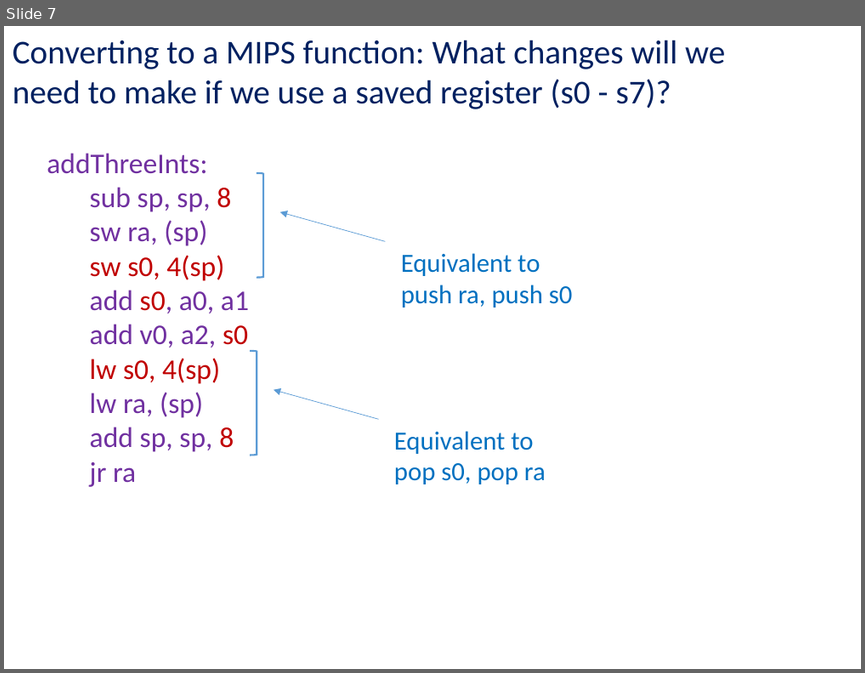
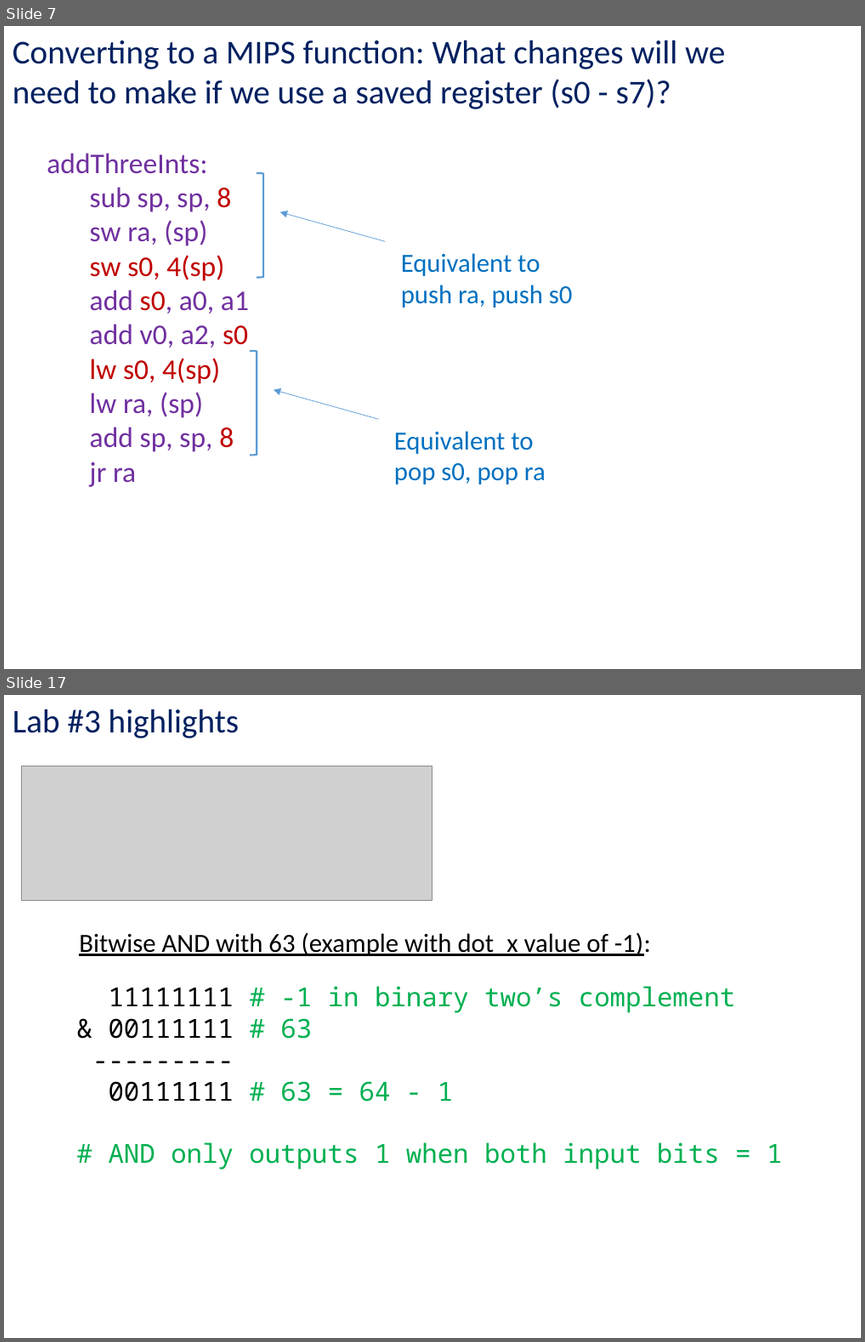
Before and after one commit to kc13/CS447JB, a slide deck: cs447jb_rec2_feb2_and_feb5.pptx. Shown one above the other, each under a label of ours: slide 7 before the commit, slides 7 and 17 after it; the slides between them are not shown. The pictures are 865x673 and 865x1342 pixels, drawn with LibreOffice and Linux fonts; fonts in the diff are those of the drawing; grey boxes stand for pictures. Boxes give left, top, right and bottom in pixels: in the first picture for what was removed or moved away, otherwise in the second. Text is boxed around its words. In the diff, an @@ line names an element or a change of style, - is before the commit and + after.

```diff
--- a/cs447jb_rec2_feb2_and_feb5.pptx
+++ b/cs447jb_rec2_feb2_and_feb5.pptx
@@ slide 17 added at (4, 695, 861, 1338), background #FFFFFF @@
@@ text added at (12, 709, 239, 738), 28 pt, text #002060 @@
+Lab #3 highlights
@@ picture added at (21, 766, 432, 900) @@
@@ text added at (79, 932, 651, 956), 22 pt, text #000000, underline @@
+  Bitwise AND with 63 (example with dot_x value of -1):
@@ text added at (109, 986, 782, 1169), 22 pt, text #00B050 @@
+  11111111 # -1 in binary two’s complement
+  & 00111111 # 63
+  ---------
+  00111111 # 63 = 64 - 1
+  # AND only outputs 1 when both input bits = 1
```
Also in this commit, not shown: 1 slide changed, 10 other slides added.
